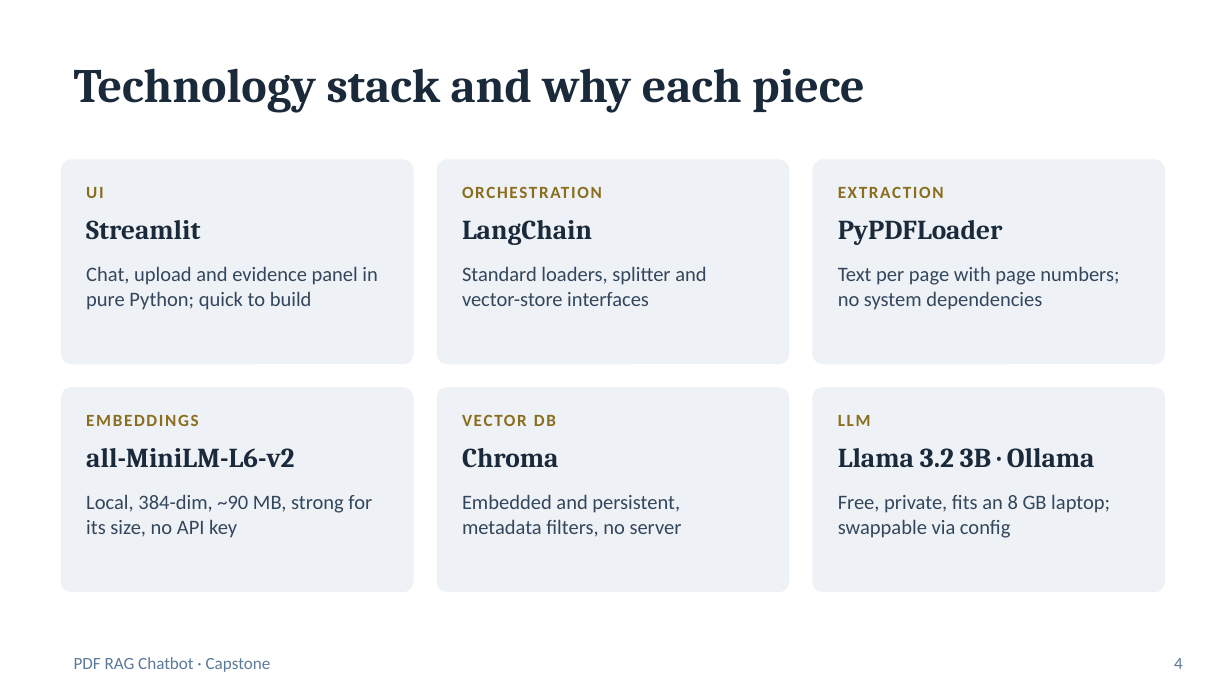
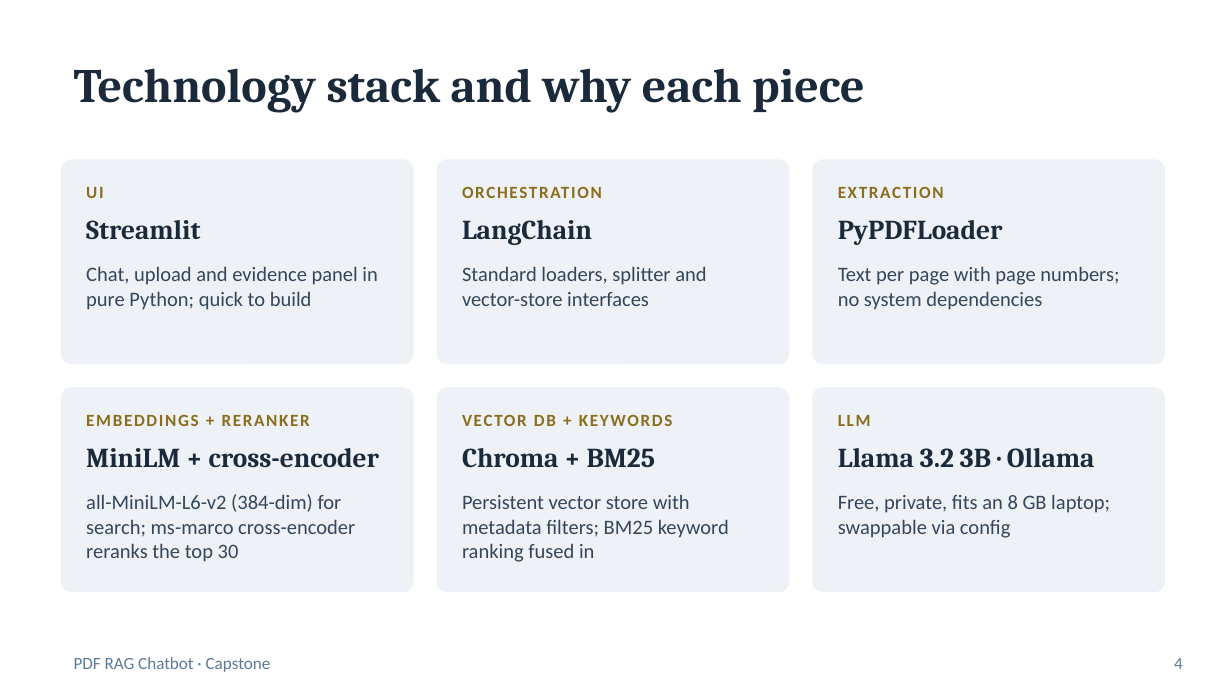
Before and after one commit to sabareesh-r23/pdf-rag-chatbot-old, a slide deck: slide 4 of docs/presentation/RAG_PDF_Chatbot_Capstone.pptx. Drawn at 1232x693 pixels with LibreOffice and Linux fonts; fonts in the diff are those of the drawing. Boxes give left, top, right and bottom in pixels: in the first picture for what was removed or moved away, otherwise in the second. Text is boxed around its words. In the diff, an @@ line names an element or a change of style, - is before the commit and + after.

```diff
--- a/docs/presentation/RAG_PDF_Chatbot_Capstone.pptx
+++ b/docs/presentation/RAG_PDF_Chatbot_Capstone.pptx
@@ text at (86, 414, 310, 426): text changed @@
-EMBEDDINGS
+EMBEDDINGS + RERANKER
@@ text at (462, 414, 672, 426): text changed @@
-VECTOR DB
+VECTOR DB + KEYWORDS
@@ text at (86, 448, 379, 467): text changed @@
-all-MiniLM-L6-v2
+MiniLM + cross-encoder
@@ text at (462, 448, 655, 468): text changed @@
-Chroma
+Chroma + BM25
@@ text at (86, 494, 355, 562): text changed @@
-Local, 384-dim, ~90 MB, strong for its size, no API key
+all-MiniLM-L6-v2 (384-dim) for search; ms-marco cross-encoder reranks the top 30
@@ text at (462, 494, 729, 562): text changed @@
-Embedded and persistent, metadata filters, no server
+Persistent vector store with metadata filters; BM25 keyword ranking fused in
```
Also in this commit, not shown: 6 other slides changed, 29 other files.
